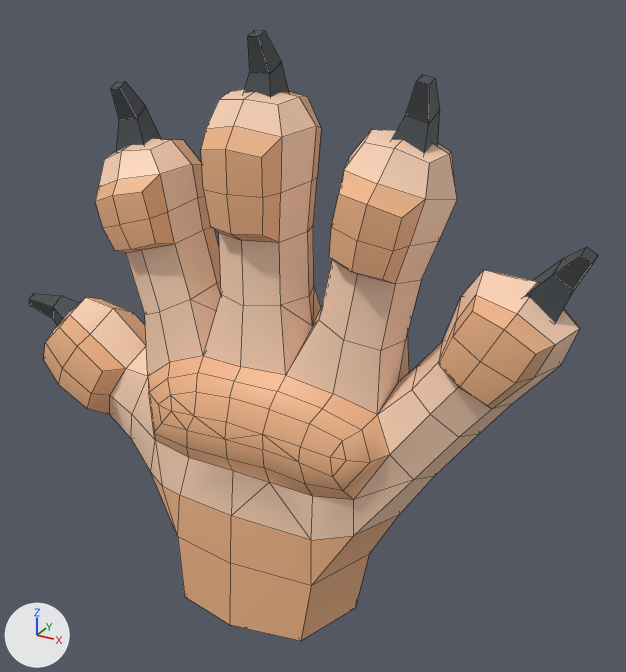
The Blender file VR/VR_Meadow/VR hand_posing_v02_LL.blend as it was, and as the next commit left it.
Camera for both pictures: a camera (50 mm lens) standing at (0.119, -0.1915, 0.1841) and looking at (0.0088, 0.0088, 0.084). The lights are fixed; the arrows at lower left show +X, +Y and +Z. The first picture is the older version. Mesh edges are drawn as thin lines.

In view in the first picture: 'Claw_01_L', 'Claw_02_L', 'Claw_03_L', 'Claw_04_L', 'Claw_05_L', 'EA_Hand_L'.
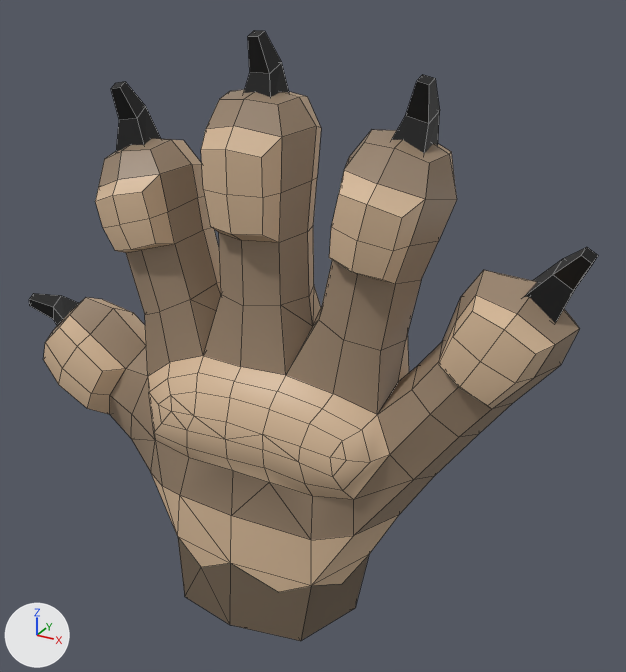
Pixel boxes [x1, y1, x2, y2] of what changed, in the pictures (626 x 672 px):
'EA_Hand_L', surface changed, reshaped (darker): [43, 89, 580, 641] in both
'Claw_05_L', surface changed (darker): [524, 247, 598, 323] in both
'Claw_04_L', surface changed (darker): [392, 75, 440, 153] in both
'Claw_03_L', surface changed (darker): [244, 30, 289, 97] in both
'Claw_02_L', surface changed (darker): [111, 82, 161, 152] in both
'Claw_01_L', surface changed: [29, 293, 79, 326] in both
part 1 of me_cube_l, reshaped: [131, 415, 369, 641] in both
part 2 of me_cube_l, surface changed (darker): [43, 89, 580, 586] in both

Diff of the bpy script that builds the scene:
```diff
--- a/VR/VR_Meadow/VR hand_posing_v02_LL.blend.py
+++ b/VR/VR_Meadow/VR hand_posing_v02_LL.blend.py
@@ img_ea_mesh_cube_green_tex_coloratlas_01_png @@
+img_ea_mesh_cube_green_tex_coloratlas_01_png = load_image('EA_Mesh_Cube_Green_tex_ColorAtlas_01.png', '../../Teksture/EA_Mesh_Cube_Green_tex_ColorAtlas_01.png', 128, 128, 'sRGB')
@@ mat_material @@
 mat_material = principled_material('Material')
-mat_material.texture = img_tex_coloratlas_01_png
+mat_material.texture = img_ea_mesh_cube_green_tex_coloratlas_01_png
@@ me_cube_l @@
 # used by ob_ea_hand_l; location = (0.0009, 0.0, -0.0058)
-me_cube_l.from_pydata(...)  # 342 vertices, 369 faces; spans x -0.082..0.083, y -0.025..0.025, z -0.002..0.16
+me_cube_l.from_pydata(...)  # 351 vertices, 412 faces; spans x -0.082..0.083, y -0.025..0.025, z -0.002..0.16
+# me_cube_l part 1
+# 33 faces are deleted
+# 9 vertices are added at x -0.027..0.027, y -0.023..0.021, z 0.02..0.043
+# 76 new faces join them
+# me_cube_l part 2: 336 kept faces spanning x -0.082..0.083, y -0.025..0.02, z -0.002..0.16 get new texture (UV) coordinates
 me_cube_l.materials.append(mat_material)
```
